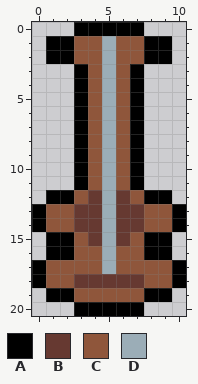
Two states of a pixel-art file, Assets/Sprites/Guitar.aseprite. The picture above is the old version.
11x21 pixels, 1 frame.
Palette (. is transparent): A #000000  B #663931  C #8f563b  D #9badb7
Pixels before, first column x 0:
 0 ...AAAAA...
 1 .AACCDCCAA.
 2 .AACCDCCAA.
 3 ...ACDCA...
 4 ...ACDCA...
 5 ...ACDCA...
 6 ...ACDCA...
 7 ...ACDCA...
 8 ...ACDCA...
 9 ...ACDCA...
10 ...ACDCA...
11 ...ACDCA...
12 .AACBDBCAA.
13 ACCBBDBBCCA
14 ACCBBDBBCCA
15 .AACBDBCAA.
16 .AACCDCCAA.
17 ACCCCDCCCCA
18 ACCBBBBBCCA
19 .AACCCCCAA.
20 ...AAAAA...
Once edited:
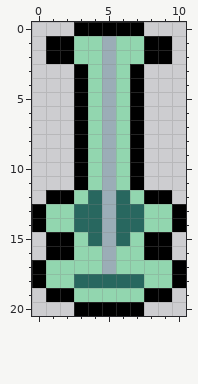
The exact change:
{"colour":"B","old":"#663931","new":"#28675f"}
{"colour":"C","old":"#8f563b","new":"#92d6af"}
{"label":"changed","picture_box":[46,36,172,302]}
